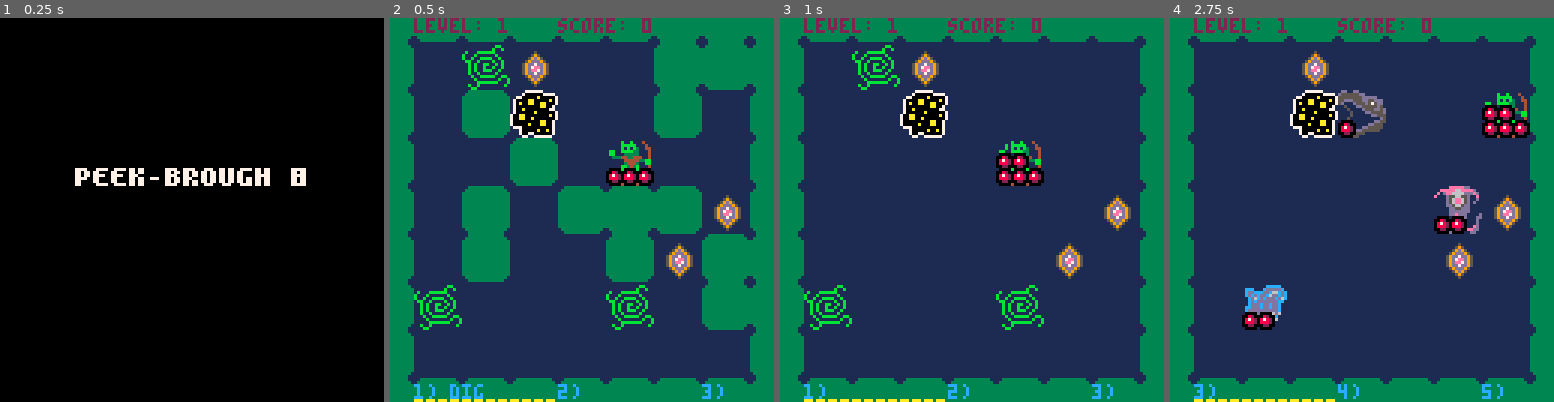
Above: before the commit, frames 1-4 (left to right).
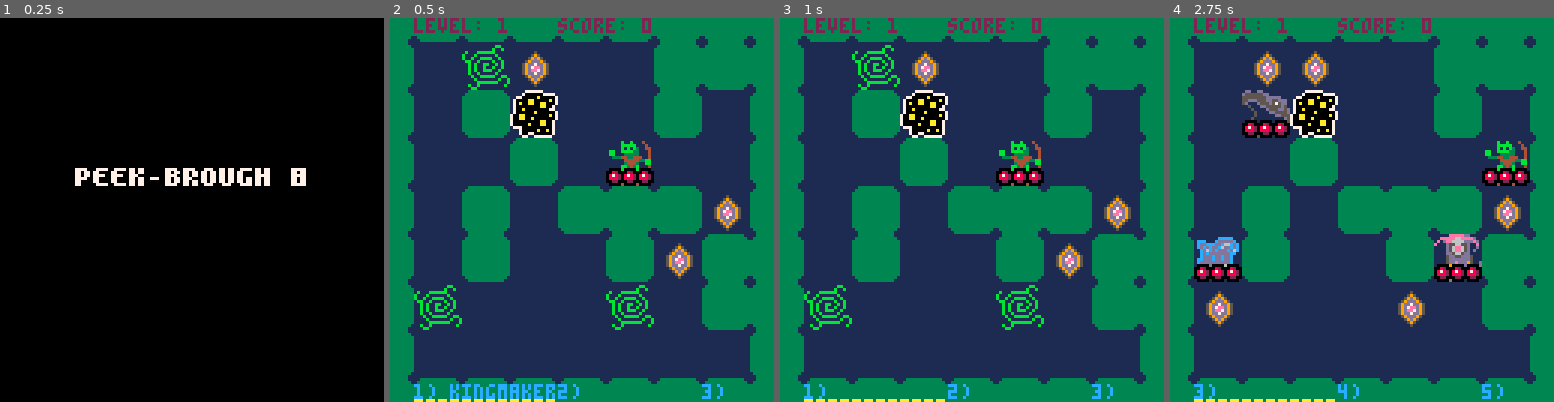
Above: after the commit, the same moments.

Repository: Ryan1729/broughlike-tutorial-ports
Game: PICO-8 cartridge pico8/broughlike-tutorial.p8
Same seed, same stepped clock (60 frames per second), same inputs: the game is played once before the commit and once after it.
Inputs:
- Up to frame 1 (0.25 s): no input
- Up to frame 2 (0.5 s): tap X (X key) at 0.33 s
- Up to frame 3 (1 s): tap O (Z key) at 0.7 s
- Up to frame 4 (2.75 s): tap X (X key) at 1.07, 1.85 s; hold Right 1.6-2.1 s; tap O (Z key) at 1.7, 2.1, 2.5 s; hold Up 2.15-2.42 s; hold Right from 2.47 s (still down)

Frame 1 is identical in both runs. In frame 2, 0.5% of the frame differs, in the area x 16-43%, y 95-100%; in frame 3, 20%; in frame 4, 26%, in the area x 6-94%, y 6-82%.

Commit message:
add kingmaker

Diff:
--- a/pico8/broughlike-tutorial.p8
+++ b/pico8/broughlike-tutorial.p8
@@ -966,6 +966,12 @@
         end
         player.tile:set_effect(13)
         player:heal(2)
+    end,
+    kingmaker = function()
+        for i=1,#monsters do
+            monsters[i]:heal(1)
+            monsters[i].tile.treasure = true
+        end
     end
 }
 
